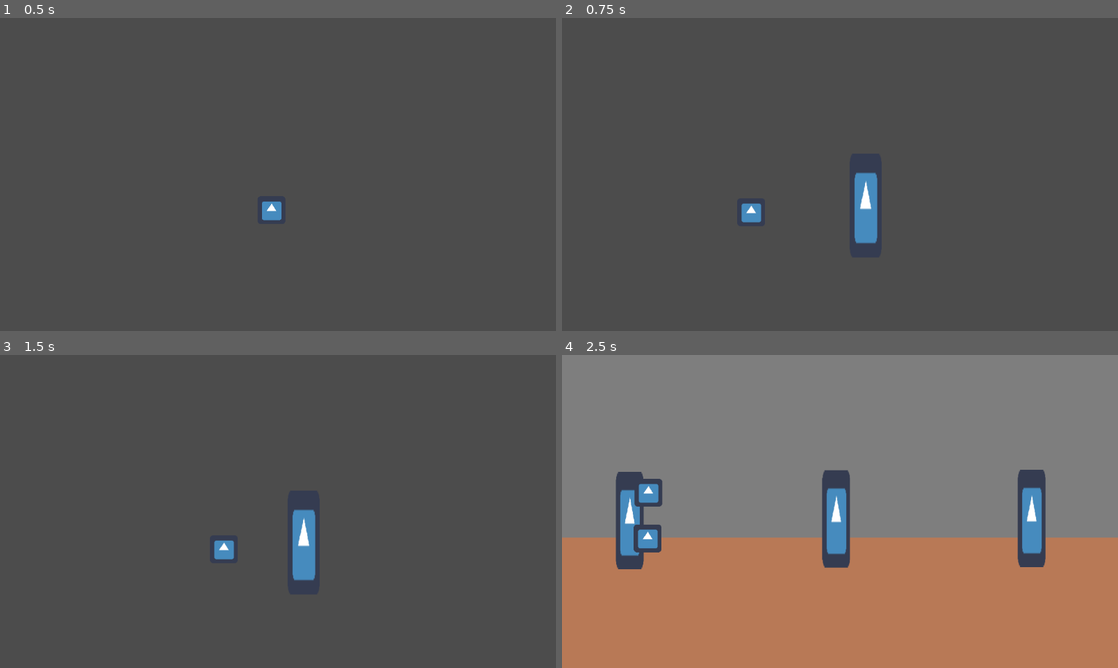
Above: before the commit, frames 1-4 (two rows, left to right).
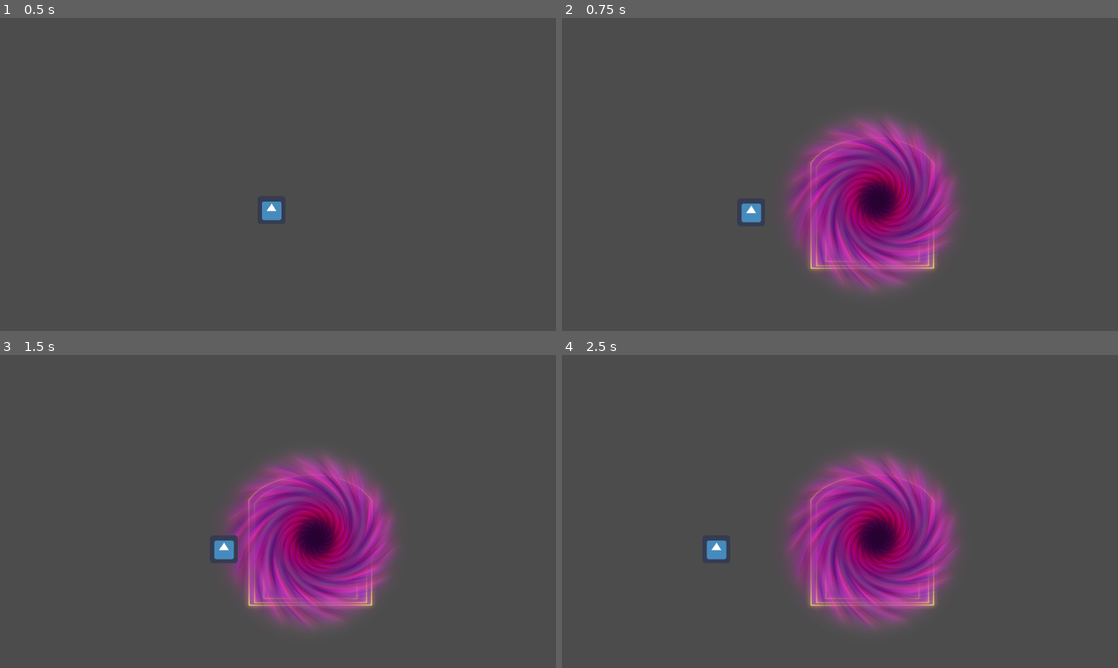
Above: after the commit, the same moments.

Repository: Onizik/Ludum_18.04
Game: Godot game, scene res://Scenes/Menu.tscn
The game is run twice, just before and just after one commit, with the same random seed, the same clock (stepped at 60 frames per second) and the same inputs. The engine's default icon, where the game draws it, is replaced by a stand-in: a white triangle on a blue panel in a dark square.
Inputs (mouse positions are in pixels of both pictures, inside the frame that each line leads up to):
- Up to frame 1 (0.5 s): no input
- Up to frame 2 (0.75 s): click (834, 208) at 0.5 s
- Up to frame 3 (1.5 s): tap Enter (ui_accept) at 1.25 s; hold Right (ui_right) from 1.28 s (still down); hold Enter (ui_accept) from 1.28 s (still down)
- Up to frame 4 (2.5 s): release Right (ui_right) at 2.03 s; release Enter (ui_accept) at 2.03 s; hold Left (ui_left) from 2.03 s (still down); tap Enter (ui_accept) at 2.1, 2.27 s

Frame 1 is identical in both runs. In frame 2, 13% of the frame differs, in the area x 40-72%, y 31-88%; in frame 3, 13%; in frame 4, 98%, in the area x 0-100%, y 0-100%.

Commit message:
add texture on door

Diff:
--- a/LD/Levels/first_stage/4LVL.tscn
+++ b/LD/Levels/first_stage/4LVL.tscn
@@ -1,12 +1,15 @@
-[gd_scene load_steps=6 format=2]
+[gd_scene load_steps=9 format=2]
 
-[ext_resource path="res://icon.png" type="Texture" id=1]
+[ext_resource path="res://Assets/doors/door2.png" type="Texture" id=1]
 [ext_resource path="res://Assets/floor.png" type="Texture" id=2]
 [ext_resource path="res://Assets/wall.png" type="Texture" id=3]
 [ext_resource path="res://Scenes/Character.tscn" type="PackedScene" id=4]
+[ext_resource path="res://Assets/doors/door1.png" type="Texture" id=5]
+[ext_resource path="res://Assets/doors/portal2.png" type="Texture" id=6]
+[ext_resource path="res://Assets/doors/portal1.png" type="Texture" id=7]
 
 [sub_resource type="RectangleShape2D" id=1]
-extents = Vector2( 37.3032, 115.466 )
+extents = Vector2( 89.7747, 101.116 )
 
 [node name="secondLVL" type="Node2D"]
 
@@ -22,20 +25,24 @@
 position = Vector2( 1064.33, 403.237 )
 gravity_scale = 0.0
 
-[node name="Sprite" type="Sprite" parent="2"]
-scale = Vector2( 1, 3.49627 )
+[node name="CollisionShape2D" type="CollisionShape2D" parent="2"]
+shape = SubResource( 1 )
+
+[node name="Sprite2" type="Sprite" parent="2"]
 texture = ExtResource( 1 )
 
-[node name="CollisionShape2D" type="CollisionShape2D" parent="2"]
-shape = SubResource( 1 )
+[node name="Sprite" type="Sprite" parent="2/Sprite2"]
+texture = ExtResource( 6 )
 
 [node name="5" type="RigidBody2D" parent="."]
 position = Vector2( 185.256, 403.621 )
 gravity_scale = 0.0
 
-[node name="Sprite" type="Sprite" parent="5"]
-scale = Vector2( 1, 3.49627 )
-texture = ExtResource( 1 )
+[node name="Sprite3" type="Sprite" parent="5"]
+texture = ExtResource( 5 )
+
+[node name="Sprite" type="Sprite" parent="5/Sprite3"]
+texture = ExtResource( 7 )
 
 [node name="CollisionShape2D" type="CollisionShape2D" parent="5"]
 shape = SubResource( 1 )
@@ -44,9 +51,11 @@
 position = Vector2( 725.568, 396.336 )
 gravity_scale = 0.0
 
-[node name="Sprite" type="Sprite" parent="6"]
-scale = Vector2( 1, 3.49627 )
-texture = ExtResource( 1 )
+[node name="Sprite4" type="Sprite" parent="6"]
+texture = ExtResource( 5 )
+
+[node name="Sprite" type="Sprite" parent="6/Sprite4"]
+texture = ExtResource( 7 )
 
 [node name="CollisionShape2D" type="CollisionShape2D" parent="6"]
 shape = SubResource( 1 )
--- a/LD/Levels/first_stage/5LVL.tscn
+++ b/LD/Levels/first_stage/5LVL.tscn
@@ -1,12 +1,13 @@
-[gd_scene load_steps=6 format=2]
+[gd_scene load_steps=7 format=2]
 
-[ext_resource path="res://icon.png" type="Texture" id=1]
+[ext_resource path="res://Assets/doors/portal2.png" type="Texture" id=1]
 [ext_resource path="res://Assets/floor.png" type="Texture" id=2]
 [ext_resource path="res://Assets/wall.png" type="Texture" id=3]
 [ext_resource path="res://Scenes/Character.tscn" type="PackedScene" id=4]
+[ext_resource path="res://Assets/doors/door2.png" type="Texture" id=5]
 
 [sub_resource type="RectangleShape2D" id=1]
-extents = Vector2( 37.3032, 115.466 )
+extents = Vector2( 110.417, 120.544 )
 
 [node name="thirdLVL" type="Node2D"]
 
@@ -22,12 +23,14 @@
 position = Vector2( 829.991, 388.667 )
 gravity_scale = 0.0
 
-[node name="Sprite" type="Sprite" parent="4"]
-scale = Vector2( 1, 3.49627 )
+[node name="Sprite2" type="Sprite" parent="4"]
+texture = ExtResource( 5 )
+
+[node name="Sprite" type="Sprite" parent="4/Sprite2"]
 texture = ExtResource( 1 )
 
 [node name="CollisionShape2D" type="CollisionShape2D" parent="4"]
 shape = SubResource( 1 )
 
 [node name="Character" parent="." instance=ExtResource( 4 )]
-position = Vector2( 695.6, 419.086 )
+position = Vector2( 484.332, 417.872 )
--- a/LD/Levels/first_stage/firstLVL.tscn
+++ b/LD/Levels/first_stage/firstLVL.tscn
@@ -1,12 +1,15 @@
-[gd_scene load_steps=6 format=2]
+[gd_scene load_steps=9 format=2]
 
-[ext_resource path="res://icon.png" type="Texture" id=1]
+[ext_resource path="res://Assets/doors/door2.png" type="Texture" id=1]
 [ext_resource path="res://Assets/floor.png" type="Texture" id=2]
 [ext_resource path="res://Assets/wall.png" type="Texture" id=3]
 [ext_resource path="res://Scenes/Character.tscn" type="PackedScene" id=4]
+[ext_resource path="res://Assets/doors/door1.png" type="Texture" id=5]
+[ext_resource path="res://Assets/doors/portal2.png" type="Texture" id=6]
+[ext_resource path="res://Assets/doors/portal1.png" type="Texture" id=7]
 
 [sub_resource type="RectangleShape2D" id=1]
-extents = Vector2( 37.3032, 115.466 )
+extents = Vector2( 115.465, 115.466 )
 
 [node name="firstLVL" type="Node2D"]
 
@@ -22,9 +25,11 @@
 position = Vector2( 155.927, 380.871 )
 gravity_scale = 0.0
 
-[node name="Sprite" type="Sprite" parent="01"]
-scale = Vector2( 1, 3.49627 )
+[node name="door" type="Sprite" parent="01"]
 texture = ExtResource( 1 )
+
+[node name="portal" type="Sprite" parent="01/door"]
+texture = ExtResource( 6 )
 
 [node name="CollisionShape2D" type="CollisionShape2D" parent="01"]
 shape = SubResource( 1 )
@@ -33,9 +38,11 @@
 position = Vector2( 631.376, 377.036 )
 gravity_scale = 0.0
 
-[node name="Sprite" type="Sprite" parent="2"]
-scale = Vector2( 1, 3.49627 )
-texture = ExtResource( 1 )
+[node name="door2" type="Sprite" parent="2"]
+texture = ExtResource( 5 )
+
+[node name="portal" type="Sprite" parent="2/door2"]
+texture = ExtResource( 7 )
 
 [node name="CollisionShape2D" type="CollisionShape2D" parent="2"]
 shape = SubResource( 1 )
@@ -44,9 +51,11 @@
 position = Vector2( 1081.26, 375.758 )
 gravity_scale = 0.0
 
-[node name="Sprite" type="Sprite" parent="3"]
-scale = Vector2( 1, 3.49627 )
-texture = ExtResource( 1 )
+[node name="door3" type="Sprite" parent="3"]
+texture = ExtResource( 5 )
+
+[node name="portal" type="Sprite" parent="3/door3"]
+texture = ExtResource( 7 )
 
 [node name="CollisionShape2D" type="CollisionShape2D" parent="3"]
 shape = SubResource( 1 )
--- a/LD/Levels/first_stage/secondLVL.tscn
+++ b/LD/Levels/first_stage/secondLVL.tscn
@@ -1,12 +1,15 @@
-[gd_scene load_steps=6 format=2]
+[gd_scene load_steps=9 format=2]
 
-[ext_resource path="res://icon.png" type="Texture" id=1]
+[ext_resource path="res://Assets/doors/door2.png" type="Texture" id=1]
 [ext_resource path="res://Assets/floor.png" type="Texture" id=2]
 [ext_resource path="res://Assets/wall.png" type="Texture" id=3]
 [ext_resource path="res://Scenes/Character.tscn" type="PackedScene" id=4]
+[ext_resource path="res://Assets/doors/door1.png" type="Texture" id=5]
+[ext_resource path="res://Assets/doors/portal2.png" type="Texture" id=6]
+[ext_resource path="res://Assets/doors/portal1.png" type="Texture" id=7]
 
 [sub_resource type="RectangleShape2D" id=1]
-extents = Vector2( 37.3032, 115.466 )
+extents = Vector2( 106.32, 95.0165 )
 
 [node name="secondLVL" type="Node2D"]
 
@@ -22,23 +25,27 @@
 position = Vector2( 232.612, 391.095 )
 gravity_scale = 0.0
 
-[node name="Sprite" type="Sprite" parent="1"]
-scale = Vector2( 1, 3.49627 )
+[node name="CollisionShape2D" type="CollisionShape2D" parent="1"]
+shape = SubResource( 1 )
+
+[node name="Sprite2" type="Sprite" parent="1"]
 texture = ExtResource( 1 )
 
-[node name="CollisionShape2D" type="CollisionShape2D" parent="1"]
-shape = SubResource( 1 )
+[node name="Sprite" type="Sprite" parent="1/Sprite2"]
+texture = ExtResource( 6 )
 
 [node name="4" type="RigidBody2D" parent="."]
 position = Vector2( 936.836, 398.764 )
 gravity_scale = 0.0
 
-[node name="Sprite" type="Sprite" parent="4"]
-scale = Vector2( 1, 3.49627 )
-texture = ExtResource( 1 )
-
 [node name="CollisionShape2D" type="CollisionShape2D" parent="4"]
 shape = SubResource( 1 )
 
+[node name="Sprite2" type="Sprite" parent="4"]
+texture = ExtResource( 5 )
+
+[node name="Sprite" type="Sprite" parent="4/Sprite2"]
+texture = ExtResource( 7 )
+
 [node name="Character" parent="." instance=ExtResource( 4 )]
 position = Vector2( 604.536, 416.657 )
--- a/LD/Levels/first_stage/thirdLVL.tscn
+++ b/LD/Levels/first_stage/thirdLVL.tscn
@@ -1,12 +1,13 @@
-[gd_scene load_steps=6 format=2]
+[gd_scene load_steps=7 format=2]
 
-[ext_resource path="res://icon.png" type="Texture" id=1]
+[ext_resource path="res://Assets/doors/door2.png" type="Texture" id=1]
 [ext_resource path="res://Assets/floor.png" type="Texture" id=2]
 [ext_resource path="res://Assets/wall.png" type="Texture" id=3]
 [ext_resource path="res://Scenes/Character.tscn" type="PackedScene" id=4]
+[ext_resource path="res://Assets/doors/portal2.png" type="Texture" id=5]
 
 [sub_resource type="RectangleShape2D" id=1]
-extents = Vector2( 37.3032, 115.466 )
+extents = Vector2( 95.8469, 105.973 )
 
 [node name="thirdLVL" type="Node2D"]
 
@@ -22,9 +23,11 @@
 position = Vector2( 829.991, 388.667 )
 gravity_scale = 0.0
 
-[node name="Sprite" type="Sprite" parent="1"]
-scale = Vector2( 1, 3.49627 )
+[node name="Sprite2" type="Sprite" parent="1"]
 texture = ExtResource( 1 )
+
+[node name="Sprite3" type="Sprite" parent="1/Sprite2"]
+texture = ExtResource( 5 )
 
 [node name="CollisionShape2D" type="CollisionShape2D" parent="1"]
 shape = SubResource( 1 )
--- a/LD/Levels/main_stage/Main.tscn
+++ b/LD/Levels/main_stage/Main.tscn
@@ -1,10 +1,11 @@
-[gd_scene load_steps=4 format=2]
+[gd_scene load_steps=5 format=2]
 
-[ext_resource path="res://icon.png" type="Texture" id=1]
+[ext_resource path="res://Assets/doors/door1.png" type="Texture" id=1]
 [ext_resource path="res://Scenes/Character.tscn" type="PackedScene" id=2]
+[ext_resource path="res://Assets/doors/portal1.png" type="Texture" id=3]
 
 [sub_resource type="RectangleShape2D" id=1]
-extents = Vector2( 47.1032, 131.225 )
+extents = Vector2( 110.155, 115.091 )
 
 [node name="Node2D" type="Node2D"]
 
@@ -12,9 +13,11 @@
 position = Vector2( 699.074, 431.5 )
 gravity_scale = 0.0
 
+[node name="door" type="Sprite" parent="1"]
+texture = ExtResource( 1 )
+
 [node name="Sprite" type="Sprite" parent="1"]
-scale = Vector2( 1.15512, 3.74981 )
-texture = ExtResource( 1 )
+texture = ExtResource( 3 )
 
 [node name="CollisionShape2D" type="CollisionShape2D" parent="1"]
 shape = SubResource( 1 )
--- a/LD/Levels/second_stage/10LVL.tscn
+++ b/LD/Levels/second_stage/10LVL.tscn
@@ -1,12 +1,13 @@
-[gd_scene load_steps=6 format=2]
+[gd_scene load_steps=7 format=2]
 
-[ext_resource path="res://icon.png" type="Texture" id=1]
+[ext_resource path="res://Assets/doors/portal2.png" type="Texture" id=1]
 [ext_resource path="res://Assets/floor.png" type="Texture" id=2]
 [ext_resource path="res://Assets/wall.png" type="Texture" id=3]
 [ext_resource path="res://Scenes/Character.tscn" type="PackedScene" id=4]
+[ext_resource path="res://Assets/doors/door2.png" type="Texture" id=5]
 
 [sub_resource type="RectangleShape2D" id=1]
-extents = Vector2( 37.3032, 115.466 )
+extents = Vector2( 118.916, 108.402 )
 
 [node name="thirdLVL" type="Node2D"]
 
@@ -19,16 +20,18 @@
 position = Vector2( 640.012, 570.004 )
 texture = ExtResource( 2 )
 
-[node name="4" type="RigidBody2D" parent="."]
+[node name="9" type="RigidBody2D" parent="."]
 position = Vector2( 829.991, 388.667 )
 gravity_scale = 0.0
 
-[node name="Sprite" type="Sprite" parent="4"]
-scale = Vector2( 1, 3.49627 )
+[node name="CollisionShape2D" type="CollisionShape2D" parent="9"]
+shape = SubResource( 1 )
+
+[node name="Sprite2" type="Sprite" parent="9"]
+texture = ExtResource( 5 )
+
+[node name="Sprite" type="Sprite" parent="9/Sprite2"]
 texture = ExtResource( 1 )
 
-[node name="CollisionShape2D" type="CollisionShape2D" parent="4"]
-shape = SubResource( 1 )
-
 [node name="Character" parent="." instance=ExtResource( 4 )]
-position = Vector2( 695.6, 419.086 )
+position = Vector2( 411.481, 419.086 )
--- a/LD/Levels/second_stage/6LVL.tscn
+++ b/LD/Levels/second_stage/6LVL.tscn
@@ -1,12 +1,15 @@
-[gd_scene load_steps=6 format=2]
+[gd_scene load_steps=9 format=2]
 
-[ext_resource path="res://icon.png" type="Texture" id=1]
+[ext_resource path="res://Assets/doors/portal1.png" type="Texture" id=1]
 [ext_resource path="res://Assets/floor.png" type="Texture" id=2]
 [ext_resource path="res://Assets/wall.png" type="Texture" id=3]
 [ext_resource path="res://Scenes/Character.tscn" type="PackedScene" id=4]
+[ext_resource path="res://Assets/doors/portal2.png" type="Texture" id=5]
+[ext_resource path="res://Assets/doors/door2.png" type="Texture" id=6]
+[ext_resource path="res://Assets/doors/door1.png" type="Texture" id=7]
 
 [sub_resource type="RectangleShape2D" id=1]
-extents = Vector2( 37.3032, 115.466 )
+extents = Vector2( 110.42, 122.142 )
 
 [node name="secondLVL" type="Node2D"]
 
@@ -23,8 +26,10 @@
 position = Vector2( 1064.33, 403.237 )
 gravity_scale = 0.0
 
-[node name="Sprite" type="Sprite" parent="7"]
-scale = Vector2( 1, 3.49627 )
+[node name="Sprite4" type="Sprite" parent="7"]
+texture = ExtResource( 7 )
+
+[node name="Sprite" type="Sprite" parent="7/Sprite4"]
 texture = ExtResource( 1 )
 
 [node name="CollisionShape2D" type="CollisionShape2D" parent="7"]
@@ -34,8 +39,10 @@
 position = Vector2( 185.256, 403.621 )
 gravity_scale = 0.0
 
-[node name="Sprite" type="Sprite" parent="8"]
-scale = Vector2( 1, 3.49627 )
+[node name="Sprite3" type="Sprite" parent="8"]
+texture = ExtResource( 7 )
+
+[node name="Sprite" type="Sprite" parent="8/Sprite3"]
 texture = ExtResource( 1 )
 
 [node name="CollisionShape2D" type="CollisionShape2D" parent="8"]
@@ -45,9 +52,11 @@
 position = Vector2( 725.568, 396.336 )
 gravity_scale = 0.0
 
-[node name="Sprite" type="Sprite" parent="4"]
-scale = Vector2( 1, 3.49627 )
-texture = ExtResource( 1 )
+[node name="Sprite2" type="Sprite" parent="4"]
+texture = ExtResource( 6 )
+
+[node name="Sprite" type="Sprite" parent="4/Sprite2"]
+texture = ExtResource( 5 )
 
 [node name="CollisionShape2D" type="CollisionShape2D" parent="4"]
 shape = SubResource( 1 )
--- a/LD/Levels/second_stage/7LVL.tscn
+++ b/LD/Levels/second_stage/7LVL.tscn
@@ -1,12 +1,13 @@
-[gd_scene load_steps=6 format=2]
+[gd_scene load_steps=7 format=2]
 
-[ext_resource path="res://icon.png" type="Texture" id=1]
+[ext_resource path="res://Assets/doors/portal2.png" type="Texture" id=1]
 [ext_resource path="res://Assets/floor.png" type="Texture" id=2]
 [ext_resource path="res://Assets/wall.png" type="Texture" id=3]
 [ext_resource path="res://Scenes/Character.tscn" type="PackedScene" id=4]
+[ext_resource path="res://Assets/doors/door2.png" type="Texture" id=5]
 
 [sub_resource type="RectangleShape2D" id=1]
-extents = Vector2( 37.3032, 115.466 )
+extents = Vector2( 109.203, 98.6883 )
 
 [node name="thirdLVL" type="Node2D"]
 
@@ -23,12 +24,14 @@
 position = Vector2( 829.991, 388.667 )
 gravity_scale = 0.0
 
-[node name="Sprite" type="Sprite" parent="6"]
-scale = Vector2( 1, 3.49627 )
-texture = ExtResource( 1 )
-
 [node name="CollisionShape2D" type="CollisionShape2D" parent="6"]
 shape = SubResource( 1 )
 
+[node name="Sprite2" type="Sprite" parent="6"]
+texture = ExtResource( 5 )
+
+[node name="Sprite" type="Sprite" parent="6/Sprite2"]
+texture = ExtResource( 1 )
+
 [node name="Character" parent="." instance=ExtResource( 4 )]
-position = Vector2( 695.6, 419.086 )
+position = Vector2( 497.688, 421.514 )
--- a/LD/Levels/second_stage/8LVL.tscn
+++ b/LD/Levels/second_stage/8LVL.tscn
@@ -1,12 +1,15 @@
-[gd_scene load_steps=6 format=2]
+[gd_scene load_steps=9 format=2]
 
-[ext_resource path="res://icon.png" type="Texture" id=1]
+[ext_resource path="res://Assets/doors/portal1.png" type="Texture" id=1]
 [ext_resource path="res://Assets/floor.png" type="Texture" id=2]
 [ext_resource path="res://Assets/wall.png" type="Texture" id=3]
 [ext_resource path="res://Scenes/Character.tscn" type="PackedScene" id=4]
+[ext_resource path="res://Assets/doors/portal2.png" type="Texture" id=5]
+[ext_resource path="res://Assets/doors/door2.png" type="Texture" id=6]
+[ext_resource path="res://Assets/doors/door1.png" type="Texture" id=7]
 
 [sub_resource type="RectangleShape2D" id=1]
-extents = Vector2( 37.3032, 115.466 )
+extents = Vector2( 117.702, 113.258 )
 
 [node name="secondLVL" type="Node2D"]
 
@@ -24,8 +27,10 @@
 gravity_scale = 0.0
 
 [node name="Sprite" type="Sprite" parent="6"]
-scale = Vector2( 1, 3.49627 )
-texture = ExtResource( 1 )
+texture = ExtResource( 6 )
+
+[node name="Sprite" type="Sprite" parent="6/Sprite"]
+texture = ExtResource( 5 )
 
 [node name="CollisionShape2D" type="CollisionShape2D" parent="6"]
 shape = SubResource( 1 )
@@ -34,12 +39,14 @@
 position = Vector2( 936.836, 398.764 )
 gravity_scale = 0.0
 
-[node name="Sprite" type="Sprite" parent="9"]
-scale = Vector2( 1, 3.49627 )
-texture = ExtResource( 1 )
-
 [node name="CollisionShape2D" type="CollisionShape2D" parent="9"]
 shape = SubResource( 1 )
 
+[node name="Sprite" type="Sprite" parent="9"]
+texture = ExtResource( 7 )
+
+[node name="Sprite" type="Sprite" parent="9/Sprite"]
+texture = ExtResource( 1 )
+
 [node name="Character" parent="." instance=ExtResource( 4 )]
 position = Vector2( 604.536, 416.657 )
--- a/LD/Levels/second_stage/9LVL.tscn
+++ b/LD/Levels/second_stage/9LVL.tscn
@@ -1,12 +1,15 @@
-[gd_scene load_steps=6 format=2]
+[gd_scene load_steps=9 format=2]
 
-[ext_resource path="res://icon.png" type="Texture" id=1]
+[ext_resource path="res://Assets/doors/portal1.png" type="Texture" id=1]
 [ext_resource path="res://Assets/floor.png" type="Texture" id=2]
 [ext_resource path="res://Assets/wall.png" type="Texture" id=3]
 [ext_resource path="res://Scenes/Character.tscn" type="PackedScene" id=4]
+[ext_resource path="res://Assets/doors/portal2.png" type="Texture" id=5]
+[ext_resource path="res://Assets/doors/door2.png" type="Texture" id=6]
+[ext_resource path="res://Assets/doors/door1.png" type="Texture" id=7]
 
 [sub_resource type="RectangleShape2D" id=1]
-extents = Vector2( 37.3032, 115.466 )
+extents = Vector2( 105.563, 125.784 )
 
 [node name="secondLVL" type="Node2D"]
 
@@ -23,34 +26,40 @@
 position = Vector2( 1064.33, 403.237 )
 gravity_scale = 0.0
 
-[node name="Sprite" type="Sprite" parent="10"]
-scale = Vector2( 1, 3.49627 )
-texture = ExtResource( 1 )
-
 [node name="CollisionShape2D" type="CollisionShape2D" parent="10"]
 shape = SubResource( 1 )
+
+[node name="Sprite2" type="Sprite" parent="10"]
+texture = ExtResource( 7 )
+
+[node name="Sprite" type="Sprite" parent="10/Sprite2"]
+texture = ExtResource( 1 )
 
 [node name="8" type="RigidBody2D" parent="."]
 position = Vector2( 185.256, 403.621 )
 gravity_scale = 0.0
 
-[node name="Sprite" type="Sprite" parent="8"]
-scale = Vector2( 1, 3.49627 )
-texture = ExtResource( 1 )
-
 [node name="CollisionShape2D" type="CollisionShape2D" parent="8"]
 shape = SubResource( 1 )
+
+[node name="Sprite2" type="Sprite" parent="8"]
+texture = ExtResource( 6 )
+
+[node name="Sprite" type="Sprite" parent="8/Sprite2"]
+texture = ExtResource( 5 )
 
 [node name="11" type="RigidBody2D" parent="."]
 position = Vector2( 725.568, 396.336 )
 gravity_scale = 0.0
 
-[node name="Sprite" type="Sprite" parent="11"]
-scale = Vector2( 1, 3.49627 )
-texture = ExtResource( 1 )
-
 [node name="CollisionShape2D" type="CollisionShape2D" parent="11"]
 shape = SubResource( 1 )
 
+[node name="Sprite3" type="Sprite" parent="11"]
+texture = ExtResource( 7 )
+
+[node name="Sprite" type="Sprite" parent="11/Sprite3"]
+texture = ExtResource( 1 )
+
 [node name="Character" parent="." instance=ExtResource( 4 )]
 position = Vector2( 457.62, 417.871 )
Not shown, added: LD/Assets/doors/door1.png.import
Not shown, added: LD/Assets/doors/door2.png.import
Not shown, added: LD/Assets/doors/portal1.png.import
Not shown, added: LD/Assets/doors/portal2.png.import
Not shown, added: LD/Assets/items/blue.png.import
Not shown, added: LD/Assets/items/green.png.import
Not shown, added: LD/Assets/items/purple.png.import
Not shown, added: LD/Assets/items/red.png.import
Not shown, added: LD/Assets/items/yelow.png.import
